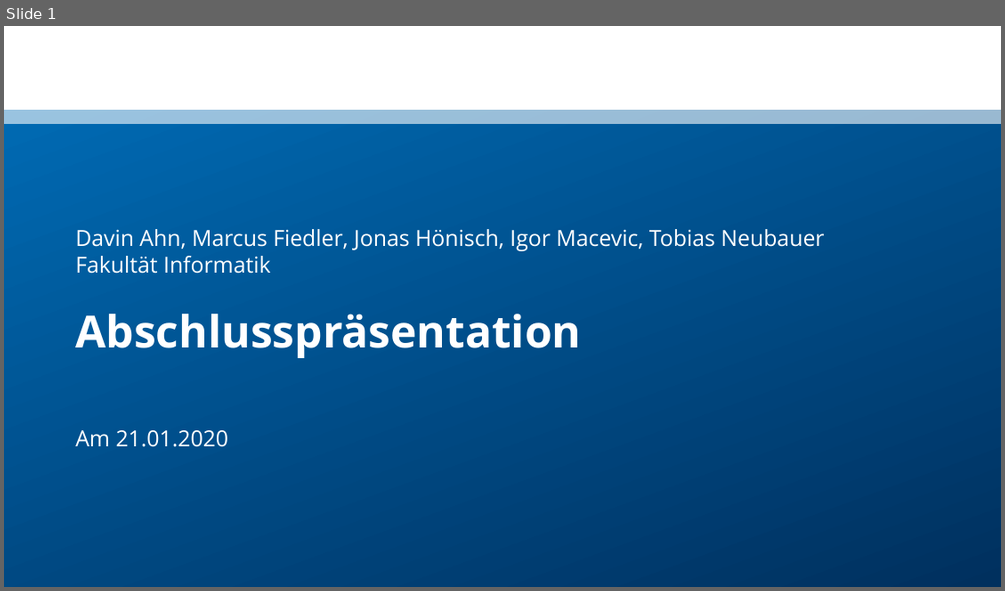
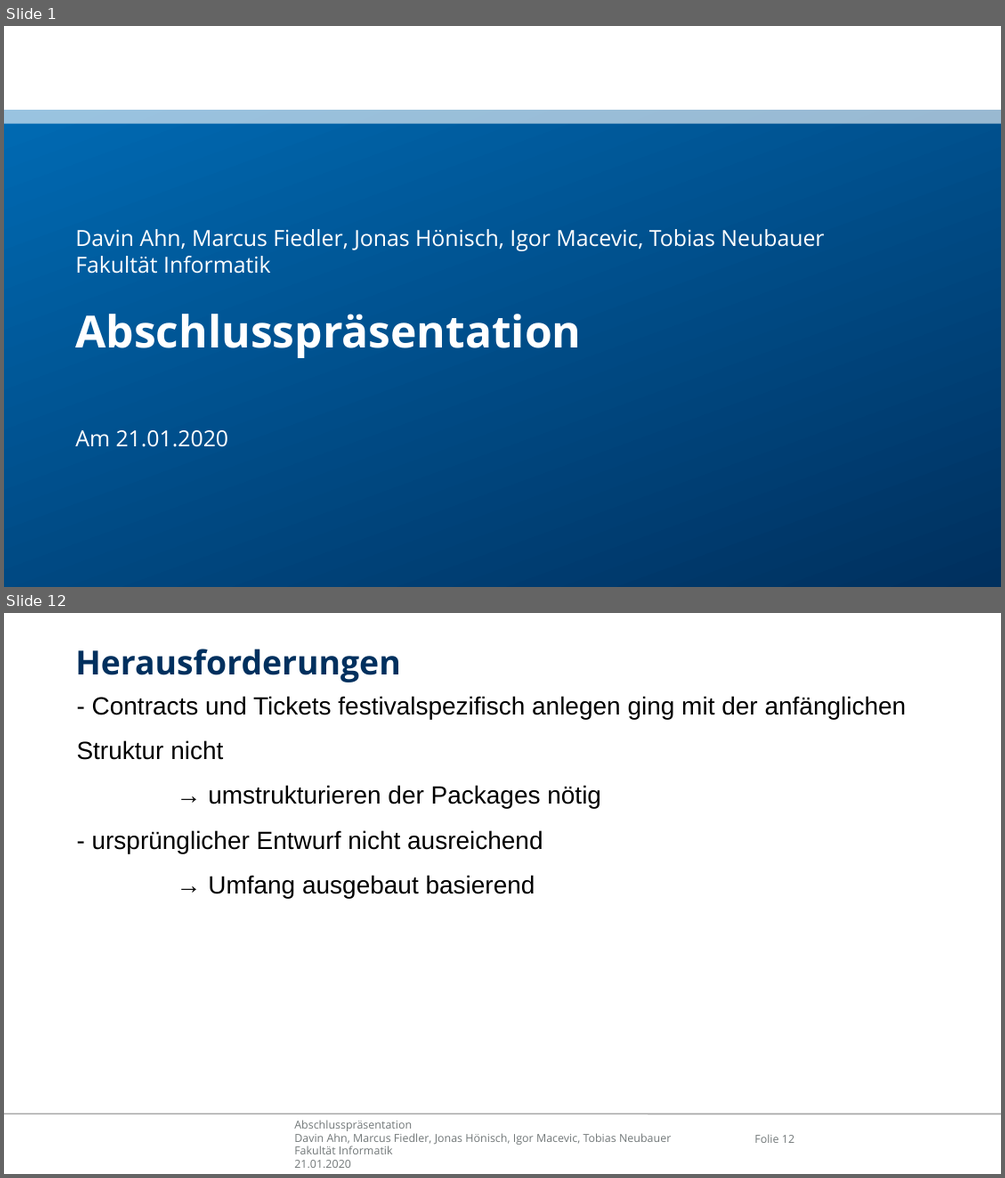
Before and after one commit to ahndavin/Web_Entwicklung_Uni, a slide deck: src/main/asciidoc/Abschlusspraesentation.pptx. Shown one above the other, each under a label of ours: slide 1 before the commit, slides 1 and 12 after it; the slides between them are not shown. The pictures are 1005x591 and 1005x1178 pixels, drawn with LibreOffice and Linux fonts; fonts in the diff are those of the drawing; background and template pictures are left out. Boxes give left, top, right and bottom in pixels: in the first picture for what was removed or moved away, otherwise in the second. Text is boxed around its words. In the diff, an @@ line names an element or a change of style, - is before the commit and + after.

Commit message:
continued Abschlusspräsentation

```diff
--- a/src/main/asciidoc/Abschlusspraesentation.pptx
+++ b/src/main/asciidoc/Abschlusspraesentation.pptx
@@ slide 12 added at <box>4,613,1001,1174</box>, background #FFFFFF; not listed: 1 template element that a slide beside it also shows @@
@@ text added at <box>75,649,401,682</box>, 24 pt, text #00305E, bold @@
+Herausforderungen
@@ text added at <box>77,696,906,898</box>, 18 pt, text #000000 @@
+- Contracts und Tickets festivalspezifisch anlegen ging mit der anfänglichen Struktur nicht
+→ umstrukturieren der Packages nötig
+- ursprünglicher Entwurf nicht ausreichend
+→ Umfang ausgebaut basierend
@@ text added at <box>294,1119,671,1167</box>, 8 pt, text #727879 @@
+Abschlusspräsentation
+Davin Ahn, Marcus Fiedler, Jonas Hönisch, Igor Macevic, Tobias Neubauer
+Fakultät Informatik
+21.01.2020
@@ page number added at <box>754,1134,794,1143</box>, 8 pt, text #727879 @@
+Folie 12
```
Also in this commit, not shown: 3 slides changed, 3 other slides added, 1 slide removed.
